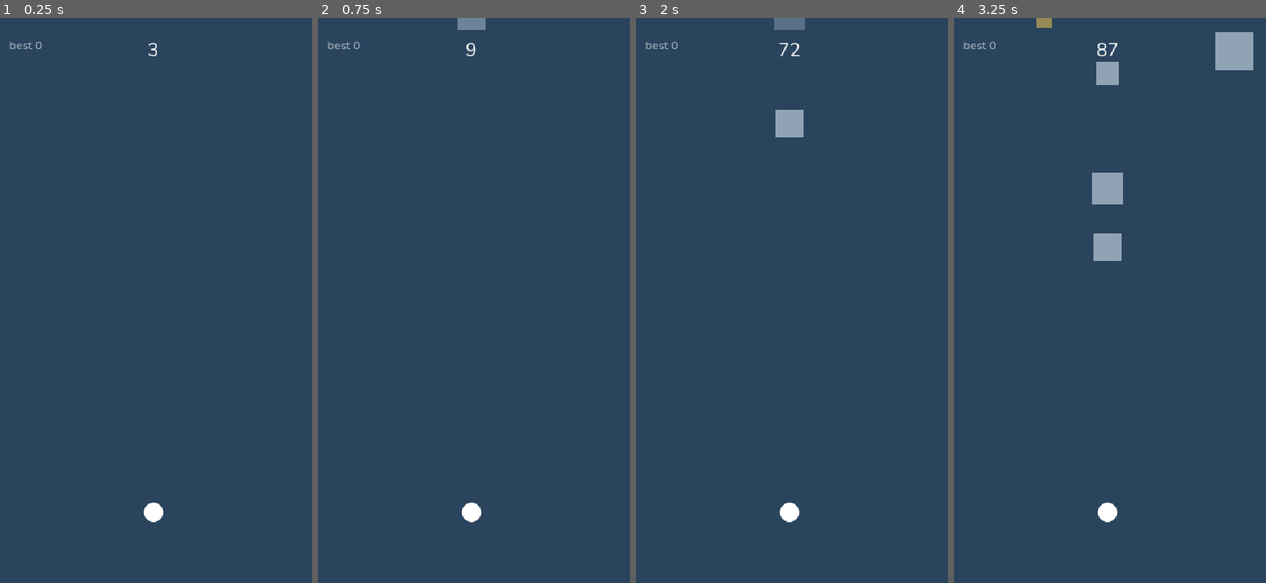
Above: before the commit, frames 1-4 (left to right).
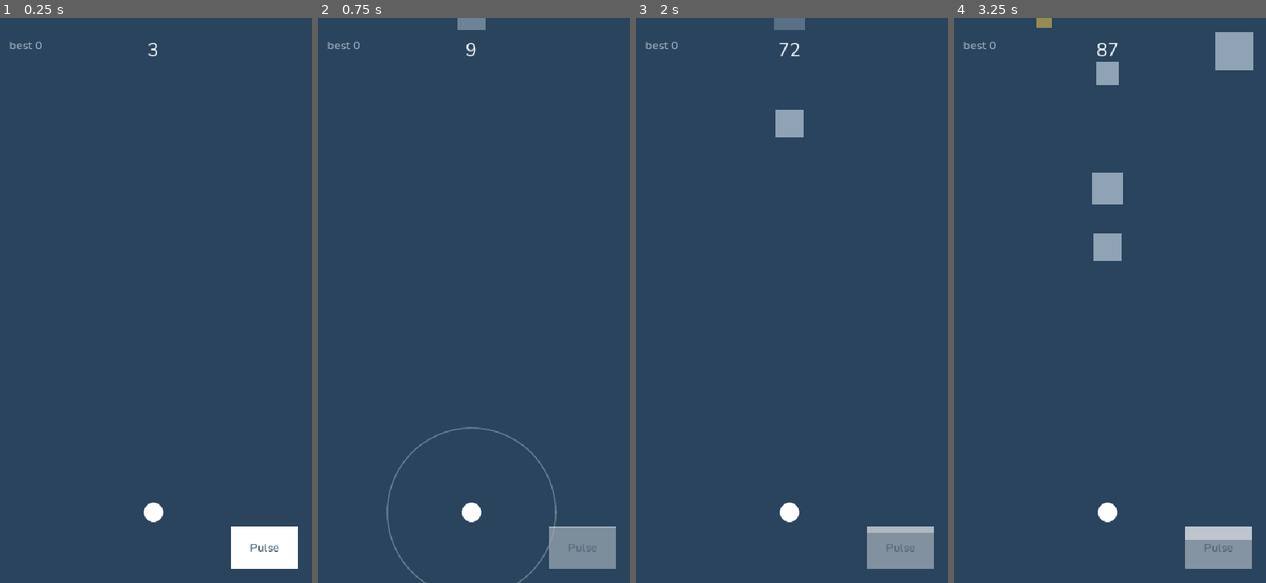
Above: after the commit, the same moments.

Repository: Coleryn/Slipstream
Game: Godot game, scene res://scenes/Main.tscn
The game is run twice, just before and just after one commit, with the same random seed, the same clock (stepped at 60 frames per second) and the same inputs.
Inputs (mouse positions are in pixels of both pictures, inside the frame that each line leads up to):
- Up to frame 1 (0.25 s): no input
- Up to frame 2 (0.75 s): click (583, 549) at 0.5 s, where only the run after the commit has a clickable "Pulse"
- Up to frame 3 (2 s): click (901, 549) at 1.25 s, where only the run after the commit has a clickable "Pulse"
- Up to frame 4 (3.25 s): click (1219, 549) at 2 s, where only the run after the commit has a clickable "Pulse"; move the mouse to (1178, 272) at 2.77 s; tap Space at 2.85, 3.02 s; click (1178, 272) at 2.92 s

The runs differ from the first frame. In frame 1, 1.6% of the frame differs, in the area x 74-96%, y 90-98%; in frame 2, 2.0%, in the area x 21-96%, y 72-100%; in frame 3, 1.6%; in frame 4, 1.6%.

Commit message:
M10: pulse ability with push, ring feedback and HUD cooldown button

Diff:
--- a/scenes/HUD.tscn
+++ b/scenes/HUD.tscn
@@ -52,3 +52,21 @@
 theme_override_colors/font_color = Color(1, 1, 1, 0.7)
 text = "best 0"
 vertical_alignment = 1
+
+[node name="PulseButton" type="Button" parent="Root"]
+anchor_left = 1.0
+anchor_top = 1.0
+anchor_right = 1.0
+anchor_bottom = 1.0
+offset_left = -96.0
+offset_top = -96.0
+offset_right = -24.0
+offset_bottom = -24.0
+grow_horizontal = 0
+grow_vertical = 0
+theme_override_font_sizes/font_size = 20
+text = "Pulse"
+
+[node name="CooldownFill" type="ColorRect" parent="Root/PulseButton"]
+mouse_filter = 2
+color = Color(0.164706, 0.266667, 0.364706, 0.55)
--- a/scripts/AudioManager.gd
+++ b/scripts/AudioManager.gd
@@ -11,6 +11,7 @@
 	"death": "res://assets/audio/death.wav",
 	"click": "res://assets/audio/click.wav",
 	"near_miss": "res://assets/audio/near_miss.wav",
+	"pulse": "res://assets/audio/pulse.wav",
 }
 
 const TONES: Dictionary = {
@@ -18,6 +19,7 @@
 	"death": {"frequency": 70.0, "duration": 0.35, "volume": 0.45},
 	"click": {"frequency": 880.0, "duration": 0.05, "volume": 0.25},
 	"near_miss": {"frequency": 1320.0, "duration": 0.05, "volume": 0.12},
+	"pulse": {"frequency": 520.0, "duration": 0.18, "volume": 0.3},
 }
 
 var placeholder_enabled: bool = true
@@ -57,6 +59,10 @@
 
 func play_near_miss() -> void:
 	_play("near_miss", 1.0)
+
+
+func play_pulse() -> void:
+	_play("pulse", 1.0)
 
 
 func _play(kind: String, pitch: float) -> void:
--- a/scripts/FeedbackConfig.gd
+++ b/scripts/FeedbackConfig.gd
@@ -30,6 +30,16 @@
 @export_range(0.0, 1.0, 0.05) var shield_alpha: float = 0.8
 @export_range(0.2, 3.0, 0.1) var shield_flicker_time: float = 1.0
 @export_range(4.0, 40.0, 1.0) var shield_flicker_speed: float = 22.0
+
+@export_group("Pulse")
+@export_range(40.0, 400.0, 10.0) var pulse_radius: float = 150.0
+@export_range(20.0, 600.0, 10.0) var pulse_push_strength: float = 320.0
+@export_range(0.05, 0.6, 0.01) var pulse_push_duration: float = 0.25
+@export_range(0.0, 20.0, 0.5) var pulse_cooldown: float = 8.0
+@export_range(0.05, 0.5, 0.01) var pulse_ring_time: float = 0.28
+@export_range(1.0, 6.0, 0.5) var pulse_ring_width: float = 2.0
+@export_range(0.0, 1.0, 0.05) var pulse_ring_alpha: float = 0.85
+@export_range(0.0, 10.0, 0.5) var pulse_square_shake: float = 2.5
 
 @export_group("Player trail")
 @export_range(0.05, 1.0, 0.01) var trail_lifetime: float = 0.22
--- a/scripts/HUD.gd
+++ b/scripts/HUD.gd
@@ -1,7 +1,9 @@
 class_name HUD
 extends CanvasLayer
 
-## Minimal in-run readout: score, combo multiplier, combo timer, best.
+## Minimal in-run readout: score, combo multiplier, combo timer, best, pulse.
+
+signal pulse_pressed
 
 const BAR_WIDTH: float = 96.0
 const BAR_HEIGHT: float = 4.0
@@ -14,17 +16,27 @@
 @onready var _multiplier_label: Label = $Root/MultiplierLabel
 @onready var _combo_bar: ColorRect = $Root/ComboBar
 @onready var _best_label: Label = $Root/BestLabel
+@onready var _pulse_button: Button = $Root/PulseButton
+@onready var _pulse_fill: ColorRect = $Root/PulseButton/CooldownFill
 
 var _shown_score: int = -1
 var _shown_best: int = -1
 var _shown_combo: int = -1
+var _shown_pulse: float = -1.0
 var _pop_tween: Tween
 var _intro_tween: Tween
+var _pulse_tween: Tween
 
 
 func _ready() -> void:
 	if feedback == null:
 		feedback = FeedbackConfig.new()
+	_pulse_button.pressed.connect(_on_pulse_pressed)
+	_pulse_button.button_down.connect(_pulse_pop.bind(0.94))
+	_pulse_button.button_up.connect(_pulse_pop.bind(1.0))
+	_pulse_button.resized.connect(_sync_pulse_pivot)
+	_sync_pulse_pivot()
+	set_pulse_state(0.0)
 	play_intro()
 
 
@@ -34,6 +46,22 @@
 	_root.modulate = Color(1, 1, 1, 0)
 	_intro_tween = create_tween()
 	_intro_tween.tween_property(_root, "modulate", Color(1, 1, 1, 1), feedback.hud_fade_in_time)
+
+
+func set_pulse_state(ratio: float) -> void:
+	var clamped: float = clampf(ratio, 0.0, 1.0)
+	if is_equal_approx(clamped, _shown_pulse):
+		return
+	_shown_pulse = clamped
+	var height: float = _pulse_button.size.y * clamped
+	_pulse_fill.visible = clamped > 0.0
+	_pulse_fill.position = Vector2(0.0, _pulse_button.size.y - height)
+	_pulse_fill.size = Vector2(_pulse_button.size.x, height)
+	_pulse_button.modulate = Color(1, 1, 1, 1.0 - 0.45 * clamped)
+
+
+func show_pulse_button(shown: bool) -> void:
+	_pulse_button.visible = shown
 
 
 func _process(_delta: float) -> void:
@@ -76,9 +104,25 @@
 	_combo_bar.position = Vector2((field_width - width) * 0.5, BAR_Y)
 
 
+func _on_pulse_pressed() -> void:
+	AudioManager.play_click()
+	pulse_pressed.emit()
+
+
 func _pop() -> void:
 	if _pop_tween != null and _pop_tween.is_valid():
 		_pop_tween.kill()
 	_multiplier_label.scale = Vector2.ONE * feedback.combo_pop_scale
 	_pop_tween = create_tween()
 	_pop_tween.tween_property(_multiplier_label, "scale", Vector2.ONE, feedback.combo_pop_time)
+
+
+func _pulse_pop(target_scale: float) -> void:
+	if _pulse_tween != null and _pulse_tween.is_valid():
+		_pulse_tween.kill()
+	_pulse_tween = create_tween()
+	_pulse_tween.tween_property(_pulse_button, "scale", Vector2.ONE * target_scale, feedback.button_pop_time)
+
+
+func _sync_pulse_pivot() -> void:
+	_pulse_button.pivot_offset = _pulse_button.size * 0.5
--- a/scripts/Main.gd
+++ b/scripts/Main.gd
@@ -41,6 +41,7 @@
 	_player.shield_blocked.connect(_on_shield_blocked)
 	_spawner.squares_crashed.connect(_on_squares_crashed)
 	_game_over.restart_pressed.connect(_restart)
+	_hud.pulse_pressed.connect(_try_pulse)
 	_hud.play_intro()
 
 
@@ -50,6 +51,7 @@
 		GameState.add_score(points_per_second * delta)
 		GameState.tick_combo(delta)
 		_check_near_miss()
+	_hud.set_pulse_state(_player.pulse_cooldown_left / maxf(feedback.pulse_cooldown, 0.001))
 	_update_shake(delta)
 
 
@@ -93,6 +95,29 @@
 	AudioManager.play_crash(multiplier)
 
 
+func _unhandled_input(event: InputEvent) -> void:
+	if _dead:
+		return
+	var key := event as InputEventKey
+	if key != null and key.pressed and not key.echo and key.keycode == KEY_SPACE:
+		_try_pulse()
+
+
+func _try_pulse() -> void:
+	if _dead:
+		return
+	if not _player.pulse_ready():
+		return
+	_player.start_pulse()
+	var origin: Vector2 = _player.position
+	var radius: float = feedback.pulse_radius
+	for square in _spawner.active_squares():
+		var offset: Vector2 = square.position - origin
+		if offset.length() <= radius + square.size * 0.5:
+			square.apply_push(offset, feedback.pulse_push_strength, feedback.pulse_push_duration, feedback.pulse_square_shake)
+	AudioManager.play_pulse()
+
+
 func _on_shield_gained(pickup: Square) -> void:
 	_spawner.recycle_square(pickup)
 
@@ -111,6 +136,7 @@
 	_death_token += 1
 	_slowmo_token += 1
 	_spawner.freeze_all()
+	_hud.show_pulse_button(false)
 	_player.play_death(feedback.player_shrink_time)
 	_burst.emit_burst(_player.position, Palette.PLAYER, feedback.death_particles, feedback.particle_speed, feedback.particle_size, feedback.particle_lifetime)
 	AudioManager.play_death()
@@ -150,6 +176,7 @@
 	_shake_left = 0.0
 	_camera.offset = Vector2.ZERO
 	_game_over.hide_result()
+	_hud.show_pulse_button(true)
 	_burst.clear()
 	_popups.clear()
 	GameState.reset()
--- a/scripts/Player.gd
+++ b/scripts/Player.gd
@@ -32,6 +32,8 @@
 var _intro: float = 1.0
 var _pulse_left: float = 0.0
 var shield_time: float = 0.0
+var pulse_cooldown_left: float = 0.0
+var _pulse_ring_left: float = 0.0
 var _shield_intro: float = 0.0
 var _trail_points: Array[Vector2] = []
 var _trail_ages: Array[float] = []
@@ -58,6 +60,9 @@
 	if shield_time > 0.0:
 		shield_time = maxf(shield_time - delta, 0.0)
 		_shield_intro = minf(_shield_intro + delta / maxf(feedback.shield_expand_time, 0.001), 1.0)
+	pulse_cooldown_left = maxf(pulse_cooldown_left - delta, 0.0)
+	if _pulse_ring_left > 0.0:
+		_pulse_ring_left = maxf(_pulse_ring_left - delta, 0.0)
 	_update_trail(delta)
 	queue_redraw()
 
@@ -82,6 +87,21 @@
 		var ring_color: Color = Color(Palette.PLAYER, feedback.shield_alpha * _shield_intro * flicker)
 		draw_arc(Vector2.ZERO, ring_radius, 0.0, TAU, 48, ring_color, feedback.shield_ring_width, true)
 
+	if _pulse_ring_left > 0.0:
+		var ring_t: float = 1.0 - _pulse_ring_left / maxf(feedback.pulse_ring_time, 0.001)
+		var pulse_radius: float = lerpf(radius, feedback.pulse_radius, ease(ring_t, 0.35))
+		var pulse_color: Color = Color(Palette.PLAYER, feedback.pulse_ring_alpha * (1.0 - ring_t))
+		draw_arc(Vector2.ZERO, pulse_radius, 0.0, TAU, 64, pulse_color, feedback.pulse_ring_width, true)
+
+
+func pulse_ready() -> bool:
+	return pulse_cooldown_left <= 0.0
+
+
+func start_pulse() -> void:
+	pulse_cooldown_left = maxf(feedback.pulse_cooldown, 0.0)
+	_pulse_ring_left = maxf(feedback.pulse_ring_time, 0.01)
+	queue_redraw()
 
 func pulse() -> void:
 	_pulse_left = maxf(feedback.near_miss_pulse_time, 0.01)
@@ -142,6 +162,8 @@
 	_pulse_left = 0.0
 	shield_time = 0.0
 	_shield_intro = 0.0
+	pulse_cooldown_left = 0.0
+	_pulse_ring_left = 0.0
 	show()
 	set_process(true)
 	set_process_unhandled_input(true)
--- a/scripts/Square.gd
+++ b/scripts/Square.gd
@@ -26,6 +26,11 @@
 var _pickup: bool = false
 var _shield_duration: float = 0.0
 var _player_x: float = 0.0
+var _push_velocity: Vector2 = Vector2.ZERO
+var _push_left: float = 0.0
+var _push_total: float = 1.0
+var _shake_left: float = 0.0
+var _shake_strength: float = 0.0
 
 
 func _ready() -> void:
@@ -49,6 +54,10 @@
 	_crashing = false
 	_closest_gap = 1.0e20
 	_near_miss_done = false
+	_push_velocity = Vector2.ZERO
+	_push_left = 0.0
+	_push_total = 1.0
+	_shake_left = 0.0
 	show()
 	set_deferred("monitoring", true)
 	set_deferred("monitorable", true)
@@ -118,9 +127,26 @@
 	_near_miss_done = true
 
 
+func apply_push(direction: Vector2, strength: float, duration: float, shake: float) -> void:
+	if direction.length_squared() <= 0.0001:
+		direction = Vector2.UP
+	_push_velocity = direction.normalized() * strength
+	_push_total = maxf(duration, 0.01)
+	_push_left = _push_total
+	_shake_left = _push_total
+	_shake_strength = shake
+	set_process(true)
+	queue_redraw()
+
+
+func is_pushed() -> bool:
+	return _push_left > 0.0
+
+
 func _process(delta: float) -> void:
 	if _homing_rate > 0.0 and _drift_used < _max_drift:
 		_apply_homing(delta)
+	_apply_push(delta)
 	position.y += speed * delta
 	if _appear < 1.0:
 		_appear = minf(_appear + delta / maxf(_fade_in_time, 0.001), 1.0)
@@ -131,7 +157,21 @@
 
 func _draw() -> void:
 	var half: float = size * 0.5
-	draw_rect(Rect2(Vector2(-half, -half), Vector2(size, size)), Color(_color, _appear))
+	var shake := Vector2.ZERO
+	if _shake_left > 0.0:
+		shake = Vector2(randf_range(-1.0, 1.0), randf_range(-1.0, 1.0)) * _shake_strength
+	draw_rect(Rect2(Vector2(-half, -half) + shake, Vector2(size, size)), Color(_color, _appear))
+
+
+func _apply_push(delta: float) -> void:
+	if _push_left <= 0.0:
+		return
+	_push_left = maxf(_push_left - delta, 0.0)
+	_shake_left = _push_left
+	position += _push_velocity * (_push_left / _push_total) * delta
+	position.x = clampf(position.x, size * 0.5, get_viewport_rect().size.x - size * 0.5)
+	position.y = maxf(position.y, -size)
+	queue_redraw()
 
 
 func _apply_homing(delta: float) -> void:
